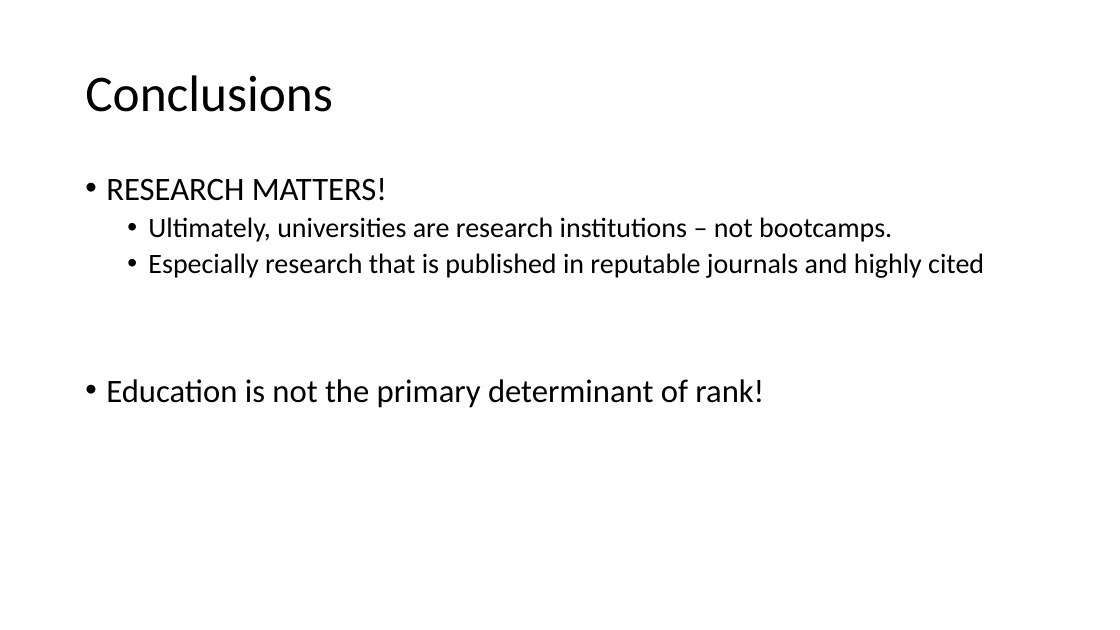
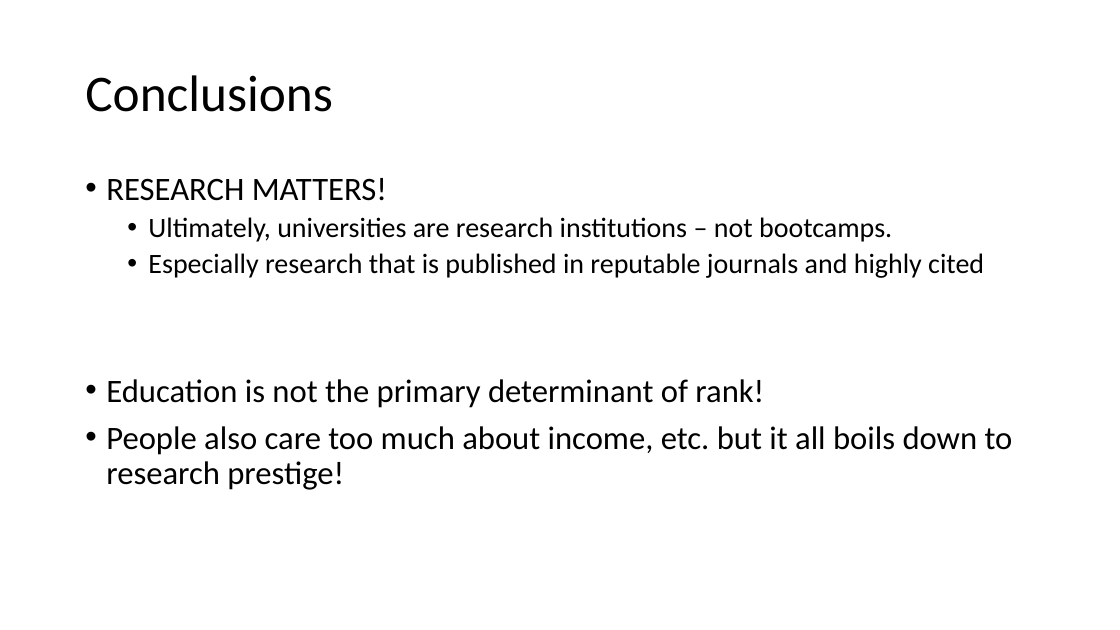
Before and after one commit to rohanraval/University-Rankings, a slide deck: slide 18 of presentation.pptx (slide 17 before the commit). Drawn at 1120x630 pixels with LibreOffice and Linux fonts; fonts in the diff are those of the drawing. Boxes give left, top, right and bottom in pixels: in the first picture for what was removed or moved away, otherwise in the second. Text is boxed around its words. In the diff, an @@ line names an element or a change of style, - is before the commit and + after.

Commit message:
presentation modified

```diff
--- a/presentation.pptx
+++ b/presentation.pptx
@@ text at (x1=106, y1=426, x2=1013, y2=490): paragraph added @@
+• People also care too much about income, etc. but it all boils down to research prestige!
```
Also in this commit, not shown: 1 slide added.
